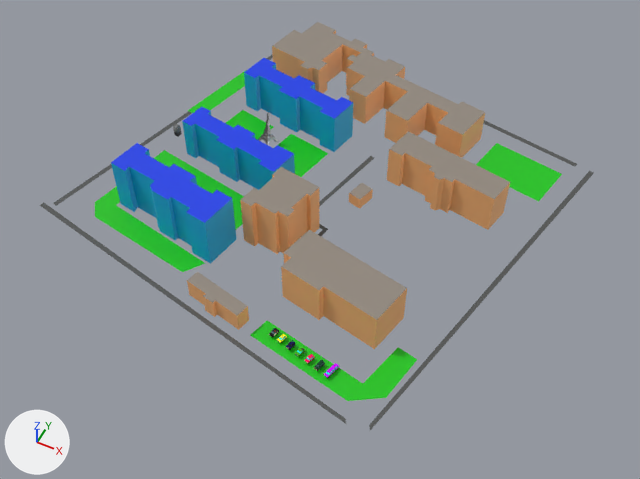
What one commit did to the glTF model public/modelos/Ministerio3D2.glb.
Both versions are drawn from a 50 mm lens placed at (109.0, -221.0, 238.0), pointed at (11.0, -25.0, -6.0). Arrows for +X, +Y and +Z are at lower left; the lights stay in place. Where no turn or scale is listed for an object, it has been applied to the vertices. Vertices at the same position are counted once.

The scene before the commit, as lines of its bpy script (objects in view):
```python
ob_eiffel_tower = bpy.data.objects.new('Eiffel_tower', me_eiffel_tower)
ob_eiffel_tower.location = (-31.2, 7.8, 8.8)
ob_map_21_osm_vegetation_001 = bpy.data.objects.new('map_21.osm_vegetation.001', me_map_21_osm_vegetation_001)
ob_map_21_osm_vegetation_001.location = (-15.3, 3.7, 0.0)
ob_map_3_osm_paths_footway = bpy.data.objects.new('map_3.osm_paths_footway', me_map_3_osm_paths_footway)
ob_map_3_osm_paths_footway.location = (10.3, -11.5, 0.3)
ob_map_3_osm_paths_footway_001 = bpy.data.objects.new('map_3.osm_paths_footway.001', me_map_3_osm_paths_footway_001)
ob_map_3_osm_paths_footway_001.location = (9.4, -13.3, 0.3)
ob_map_3_osm_paths_footway_002 = bpy.data.objects.new('map_3.osm_paths_footway.002', me_map_3_osm_paths_footway_002)
ob_map_3_osm_paths_footway_002.location = (13.0, -12.1, 0.3)
ob_map_3_osm_paths_footway_003 = bpy.data.objects.new('map_3.osm_paths_footway.003', me_map_3_osm_paths_footway_003)
ob_map_3_osm_paths_footway_003.location = (5.7, -13.3, 0.3)
ob_map_6_osm_buildings_001 = bpy.data.objects.new('map_6.osm_buildings.001', me_map_6_osm_buildings_001)
ob_map_6_osm_buildings_001.location = (1.7, -14.1, 0.2)
ob_map_6_osm_buildings_002 = bpy.data.objects.new('map_6.osm_buildings.002', me_map_6_osm_buildings_002)
ob_map_6_osm_buildings_002.location = (7.8, -8.7, 0.5)
ob_map_6_osm_buildings_003 = bpy.data.objects.new('map_6.osm_buildings.003', me_map_6_osm_buildings_003)
ob_map_6_osm_buildings_003.location = (6.7, -19.1, 0.5)
# also in view: 'map_21.osm_buildings.001' at (-37.0, -46.0, 11.0); 'map_21.osm_buildings.005' at (-24.0, 24.0, 9.0); 'map_21.osm_vegetation' at (-41.0, -40.0, 0.0); 'map_6.osm_vegetation.001' at (66.0, 32.0, 3.0); 'map_6.osm_buildings.004' at (0.0, -33.0, 11.0)
```
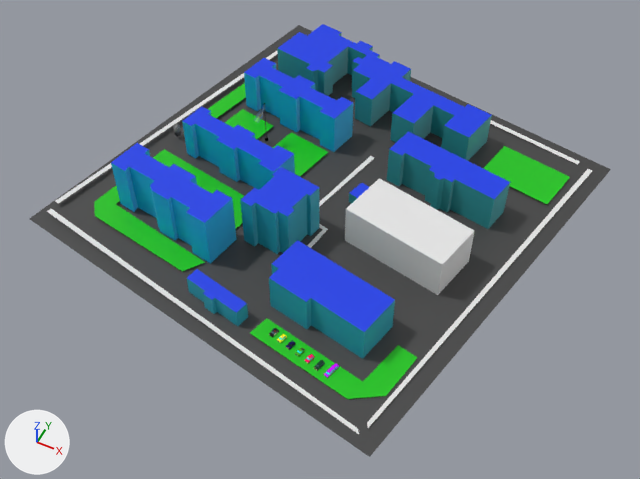
The change, as a list of edits to the scene's bpy script:
```text
Change mat_paths_footway:
    mat_paths_footway.base_color: (0.0865, 0.0908, 0.0887) -> (0.8, 0.8, 0.8)  # dark grey #535554 -> white #e7e7e7
Change mat_wall_001:
    mat_wall_001.base_color: (1.0, 0.5, 0.2) -> (0.0296, 0.332, 0.366)  # orange #ffbc7c -> cyan #309ca3
Change mat_wall_002:
    mat_wall_002.base_color: (1.0, 0.5, 0.2) -> (0.0296, 0.332, 0.361)  # orange #ffbc7c -> cyan #309ca2
Change mat_wall_003:
    mat_wall_003.base_color: (1.0, 0.5, 0.2) -> (0.016, 0.371, 0.485)  # orange #ffbc7c -> cyan #22a4b9
Change mat_roof_003:
    mat_roof_003.base_color: (0.29, 0.25, 0.21) -> (0.0054, 0.0451, 0.8)  # grey #93897e -> blue #113ce7
Change me_map_6_osm_buildings_002:
    where me_map_6_osm_buildings_002.from_pydata(...)  # 88 vertices, 130 faces; spans x -55.3..39.0, y 36.6..79.4, z 0.0..13.8
    me_map_6_osm_buildings_002 part 1: all 42 faces that had it switch from mat_roof_001 (grey #93897e) to mat_roof (blue #113ce7)
Change me_map_6_osm_buildings_001:
    where me_map_6_osm_buildings_001.from_pydata(...)  # 28 vertices, 40 faces; spans x 20.9..66.3, y 14.9..34.5, z 0.0..15.9
    me_map_6_osm_buildings_001 part 2: all 12 faces that had it switch from mat_roof_002 (grey #93897e) to mat_roof (blue #113ce7)
Add me_cube:
    me_cube.from_pydata([(-21.6, -5.1, -9.7), (-21.6, -5.1, 9.7), (-17.4, 13.8, -9.7), (-17.4, 13.8, 9.7), (17.4, -13.8, -9.7), (17.4, -13.8, 9.7), (21.6, 5.1, -9.7), (21.6, 5.1, 9.7)], [], [(0, 1, 3), (0, 3, 2), (2, 3, 7), (2, 7, 6), (6, 7, 5), (6, 5, 4), (4, 5, 1), (4, 1, 0), (2, 6, 4), (2, 4, 0), (7, 3, 1), (7, 1, 5)])
Add me_plane:
    me_plane.from_pydata([(-93.0, -60.0, -1.0), (60.0, -93.0, 1.0), (-60.0, 93.0, -1.0), (93.0, 60.0, 1.0)], [], [(0, 1, 3), (0, 3, 2)])
    me_plane.materials.append(mat_material_001)  # black #434343
Remove ob_eiffel_tower:
    ob_eiffel_tower = bpy.data.objects.new('Eiffel_tower', me_eiffel_tower)
Change ob_map_3_osm_paths_footway_003:
    ob_map_3_osm_paths_footway_003.location: (5.7, -13.3, 0.3) -> (10.6, -14.9, 0.8)
Change ob_map_3_osm_paths_footway_002:
    ob_map_3_osm_paths_footway_002.location: (13.0, -12.1, 0.3) -> (12.3, -12.1, 1.1)
Change ob_map_3_osm_paths_footway:
    ob_map_3_osm_paths_footway.location: (10.3, -11.5, 0.3) -> (10.9, -10.7, 1.1)
Change ob_map_6_osm_vegetation_001:
    ob_map_6_osm_vegetation_001.location: (10.6, -9.2, 2.7) -> (13.7, -8.1, 1.5)
Change ob_map_6_osm_buildings_002:
    ob_map_6_osm_buildings_002.location: (7.8, -8.7, 0.5) -> (10.5, -9.1, 0.5)
Change ob_map_6_osm_vegetation_002:
    ob_map_6_osm_vegetation_002.location: (10.9, -14.0, -0.1) -> (10.8, -14.0, 1.0)
Change ob_map_6_osm_buildings_006:
    ob_map_6_osm_buildings_006.location: (9.3, -14.0, 0.8) -> (8.1, -12.6, -0.1)
Change ob_map_6_osm_buildings_005:
    ob_map_6_osm_buildings_005.location: (10.1, -6.3, 0.4) -> (8.2, -11.4, -0.8)
Change ob_map_7_osm_vegetation_001:
    ob_map_7_osm_vegetation_001.location: (3.8, -14.7, 6.3) -> (3.8, -15.4, 0.5)
Change ob_map_21_osm_vegetation:
    ob_map_21_osm_vegetation.location: (-43.2, -43.9, 0.0) -> (-43.2, -43.9, 0.5)
Change ob_map_21_osm_vegetation_001:
    ob_map_21_osm_vegetation_001.location: (-15.3, 3.7, 0.0) -> (-15.3, 3.7, 0.8)
Change ob_map_21_osm_vegetation_002:
    ob_map_21_osm_vegetation_002.location: (-40.9, 9.1, 0.0) -> (-40.9, 9.1, 0.5)
Add ob_objflag:
    ob_objflag = bpy.data.objects.new('objFlag', me_objflag)  # 575 vertices, 1060 faces; spans x -2.0..0.7, y -5.7..0.7, z -0.4..18.3; in mat_blinn1sg (black #000000), mat_blinn2sg (grey #898989), mat_lambert14sg (picture img_flag_of_argentina)
    ob_objflag.location = (-29.0, 7.0, 1.2)
Add ob_cube:
    ob_cube = bpy.data.objects.new('Cube', me_cube)
    ob_cube.location = (43.2, -21.8, 6.9)
Add ob_plane:
    ob_plane = bpy.data.objects.new('Plane', me_plane)
    ob_plane.location = (5.1, -8.5, 0.0)
```

Location of each change, (x1, y1, x2, y2) in pixels of the pictures (640 x 479 px):
'Plane', added: after (29, 25, 611, 457)
'map_6.osm_buildings.002', recoloured, moved: before (272, 22, 485, 158); after (277, 24, 492, 161)
'map_6.osm_buildings.005', recoloured, moved: before (281, 230, 407, 349); after (269, 240, 395, 359)
'Cube', added: after (345, 178, 475, 295)
'map_6.osm_buildings.001', recoloured: (387, 131, 510, 230) in both
'map_6.osm_buildings.004', recoloured: (240, 167, 319, 254) in both
'map_6.osm_vegetation.002', moved: before (250, 321, 417, 401); after (250, 319, 417, 399)
'map_21.osm_vegetation', moved: before (95, 150, 244, 272); after (94, 149, 244, 271)
'map_6.osm_vegetation.001', moved: before (476, 143, 562, 202); after (483, 146, 570, 204)
'map_3.osm_paths_footway.002', recoloured, moved: before (369, 171, 594, 430); after (367, 169, 592, 428)
'map_3.osm_paths_footway.003', recoloured, moved: before (40, 203, 347, 425); after (47, 209, 359, 434)
'map_6.osm_buildings.006', recoloured, moved: before (187, 272, 249, 330); after (187, 269, 248, 326)
'map_3.osm_paths_footway', recoloured, moved: before (53, 55, 577, 206); after (55, 51, 579, 203)
'map_7.osm_vegetation.001', moved: before (188, 70, 247, 113); after (208, 83, 246, 118)
'map_21.osm_vegetation.001', moved: before (274, 134, 328, 177); after (273, 132, 328, 176)
'map_21.osm_vegetation.002', moved: before (226, 110, 273, 140); after (225, 109, 273, 139)
'map_6.osm_buildings.003', recoloured: (349, 183, 373, 209) in both
'map_3.osm_paths_footway.001', recoloured (grey to white): (307, 156, 374, 248) in both
'Eiffel_tower', deleted: before (258, 113, 278, 146)
'objFlag', added: after (253, 103, 268, 141)
part 1 of me_map_6_osm_buildings_002, recoloured (grey to blue): (278, 24, 485, 134) in both
part 2 of me_map_6_osm_buildings_001, recoloured (grey to blue): (390, 131, 510, 199) in both
